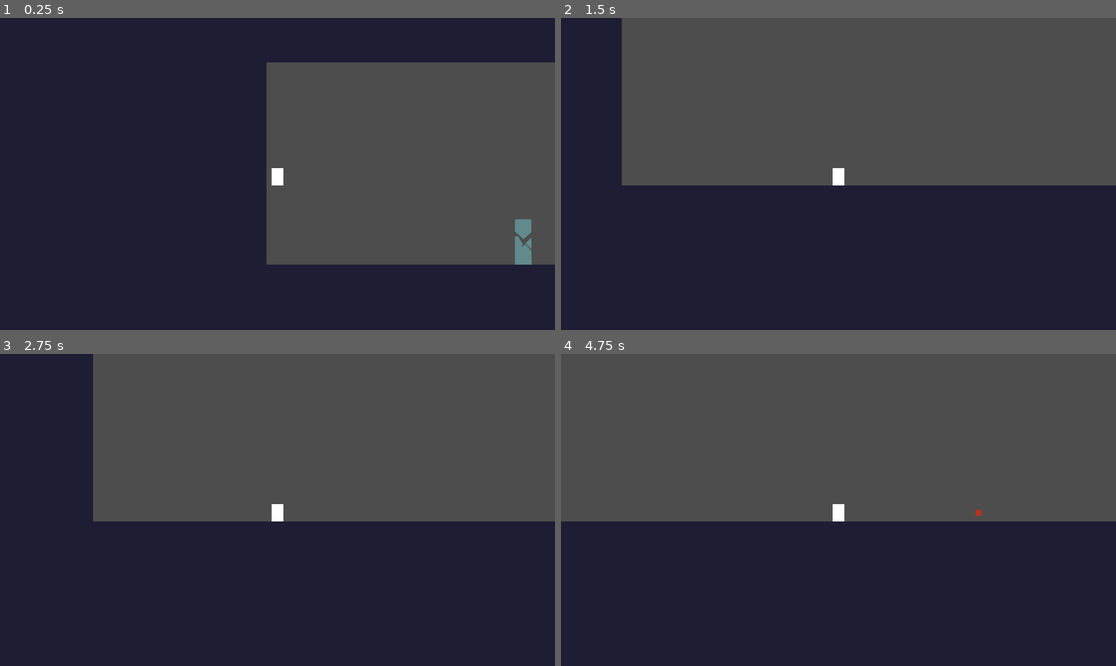
Above: before the commit, frames 1-4 (two rows, left to right).
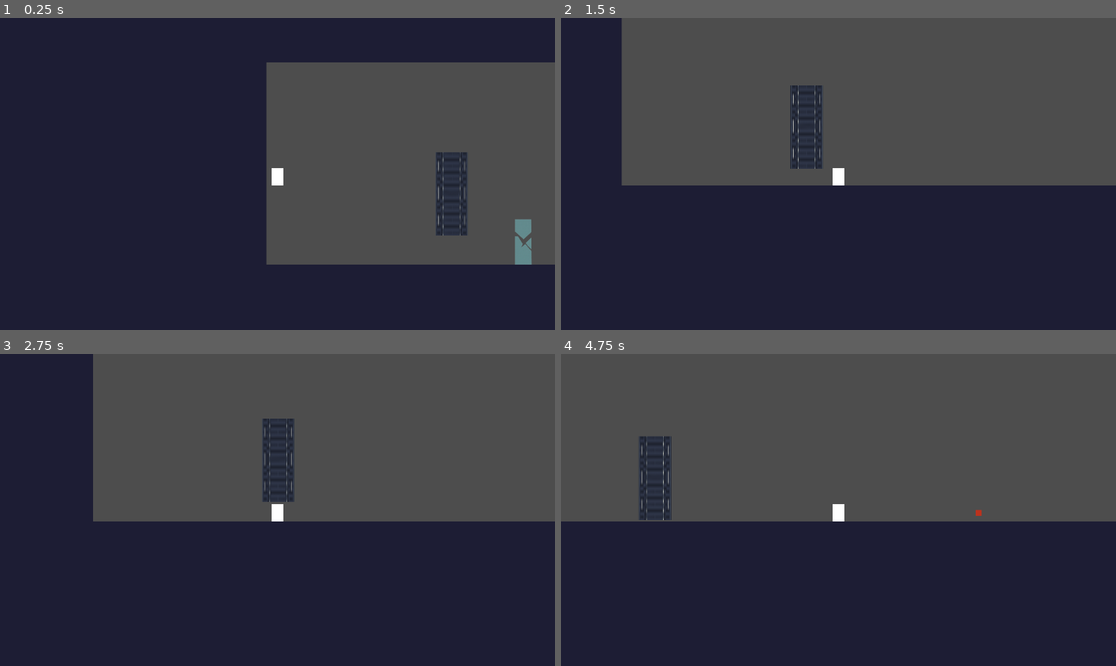
Above: after the commit, the same moments.

Repository: Varreaux/W3Game
Game: Godot game, scene res://main.tscn
The game is run twice, just before and just after one commit, with the same random seed, the same clock (stepped at 60 frames per second) and the same inputs.
Inputs:
- Up to frame 1 (0.25 s): no input
- Up to frame 2 (1.5 s): tap Enter (ui_accept) at 0.5, 0.77 s; hold Right (ui_right) from 0.53 s (still down)
- Up to frame 3 (2.75 s): tap Enter (ui_accept) at 1.52 s; release Right (ui_right) at 2.03 s; hold Left (ui_left) from 2.03 s (still down)
- Up to frame 4 (4.75 s): release Left (ui_left) at 2.78 s; hold Right (ui_right) 2.78-4.28 s; tap Enter (ui_accept) at 3.02, 3.77, 4.52 s; hold Left (ui_left) from 4.28 s (still down)

The runs differ from the first frame. In frame 1, 1.4% of the frame differs, in the area x 78-85%, y 42-70%; in frame 2, 1.5%, in the area x 41-48%, y 21-49%; in frame 3, 1.5%; in frame 4, 1.5%.

Commit message:
sliding door and slow down when touched by bullet

Diff:
--- a/main.tscn
+++ b/main.tscn
@@ -1,7 +1,8 @@
-[gd_scene load_steps=6 format=3 uid="uid://wwbqbws515pt"]
+[gd_scene load_steps=7 format=3 uid="uid://wwbqbws515pt"]
 
 [ext_resource type="PackedScene" uid="uid://cq2cov84cq0s1" path="res://player.tscn" id="1_3pe8w"]
 [ext_resource type="PackedScene" uid="uid://dcst2x8q5jyg2" path="res://breakable_door.tscn" id="2_12cy2"]
+[ext_resource type="PackedScene" uid="uid://cbnugvsnnvqrm" path="res://sliding_door.tscn" id="3_pqtyk"]
 
 [sub_resource type="RectangleShape2D" id="RectangleShape2D_j3gum"]
 size = Vector2(1209, 111.5)
@@ -93,3 +94,7 @@
 
 [node name="breakable_door" parent="." instance=ExtResource("2_12cy2")]
 position = Vector2(344, 56)
+
+[node name="sliding_door" parent="." instance=ExtResource("3_pqtyk")]
+position = Vector2(256, 64)
+scale = Vector2(2.81103, 1.78734)
--- /dev/null
+++ b/sliding_door.gd
@@ -0,0 +1,31 @@
+extends StaticBody2D
+
+var open_y
+var closed_y
+var is_open = true
+var speed = 500     # Pixels per second
+var going_up = true			# whether the door is currently opening
+
+# Called when the node enters the scene tree for the first time.
+func _ready() -> void:
+	open_y = self.global_position[1]-75  # How far up the door slides
+	closed_y = self.global_position[1]    # Starting position
+
+# Called every frame. 'delta' is the elapsed time since the previous frame.
+func _process(delta: float) -> void:
+	if going_up:
+		position.y -= speed * delta
+		if position.y <= open_y:
+			going_up = false
+	else:
+		position.y += speed * delta
+		if position.y >= closed_y:
+			going_up = true
+
+
+func _on_hit_box_area_entered(area: Area2D) -> void:
+	if area.is_in_group("bullets"):
+		speed *= 0.5
+		$Sprite2D.modulate = Color(1, 1.5, 0.5)  # Tint red
+		await get_tree().create_timer(0.2).timeout
+		$Sprite2D.modulate = Color(1, 1, 1)  # Back to normal
--- /dev/null
+++ b/sliding_door.tscn
@@ -0,0 +1,32 @@
+[gd_scene load_steps=5 format=3 uid="uid://cbnugvsnnvqrm"]
+
+[ext_resource type="Script" path="res://sliding_door.gd" id="1_ewgdl"]
+[ext_resource type="Texture2D" uid="uid://cv6lnsf12w2gu" path="res://industrial.v2.png" id="2_6wduj"]
+
+[sub_resource type="RectangleShape2D" id="RectangleShape2D_4n0mk"]
+size = Vector2(16, 64)
+
+[sub_resource type="RectangleShape2D" id="RectangleShape2D_8uarx"]
+size = Vector2(16, 64)
+
+[node name="sliding_door" type="StaticBody2D"]
+scale = Vector2(1.37959, 0.77423)
+script = ExtResource("1_ewgdl")
+
+[node name="Sprite2D" type="Sprite2D" parent="."]
+position = Vector2(1.90735e-06, -1.43051e-06)
+scale = Vector2(0.177778, 2.46154)
+texture = ExtResource("2_6wduj")
+region_enabled = true
+region_rect = Rect2(66.9247, 99.1252, 90.3288, 26.2584)
+
+[node name="CollisionShape2D" type="CollisionShape2D" parent="."]
+visible = false
+shape = SubResource("RectangleShape2D_4n0mk")
+
+[node name="hit_box" type="Area2D" parent="."]
+
+[node name="CollisionShape2D" type="CollisionShape2D" parent="hit_box"]
+shape = SubResource("RectangleShape2D_8uarx")
+
+[connection signal="area_entered" from="hit_box" to="." method="_on_hit_box_area_entered"]
Binary file added: industrial.v2.png
Not shown, added: industrial.v2.png.import
